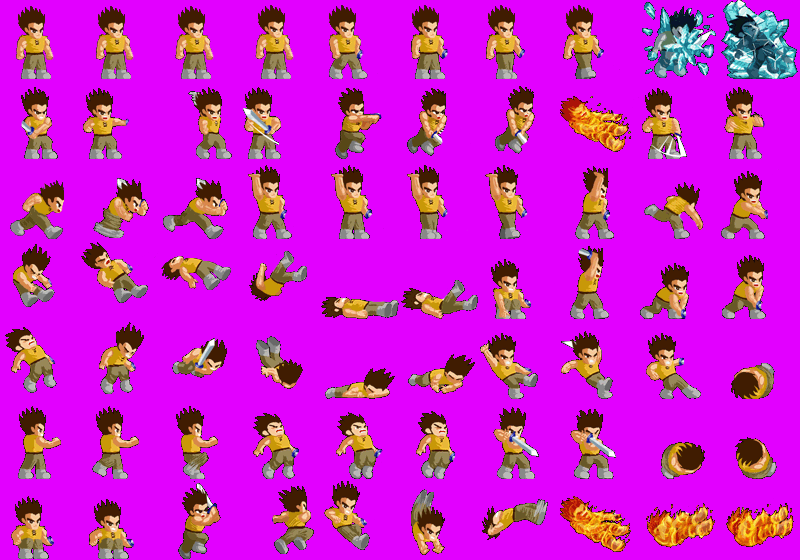
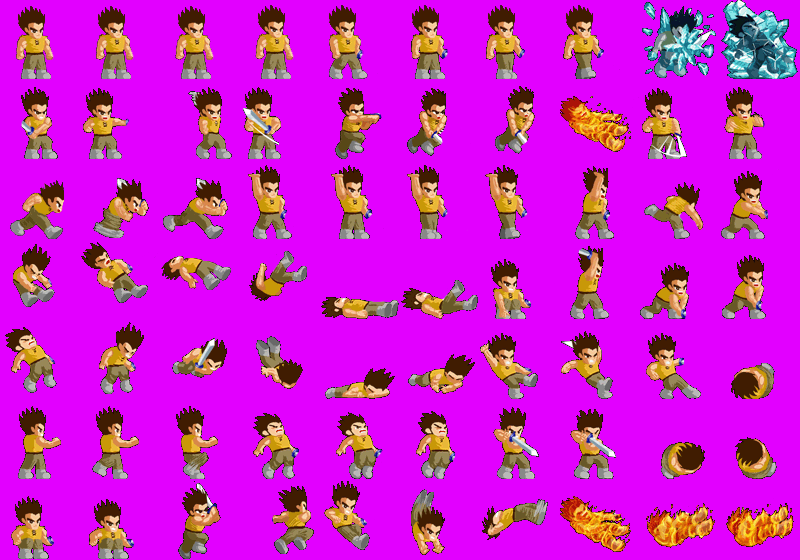
Comparing the layer stacks of the two 800 × 560 images. Changes:
painted on "deep_ns_0" over [19, 37, 187, 58]